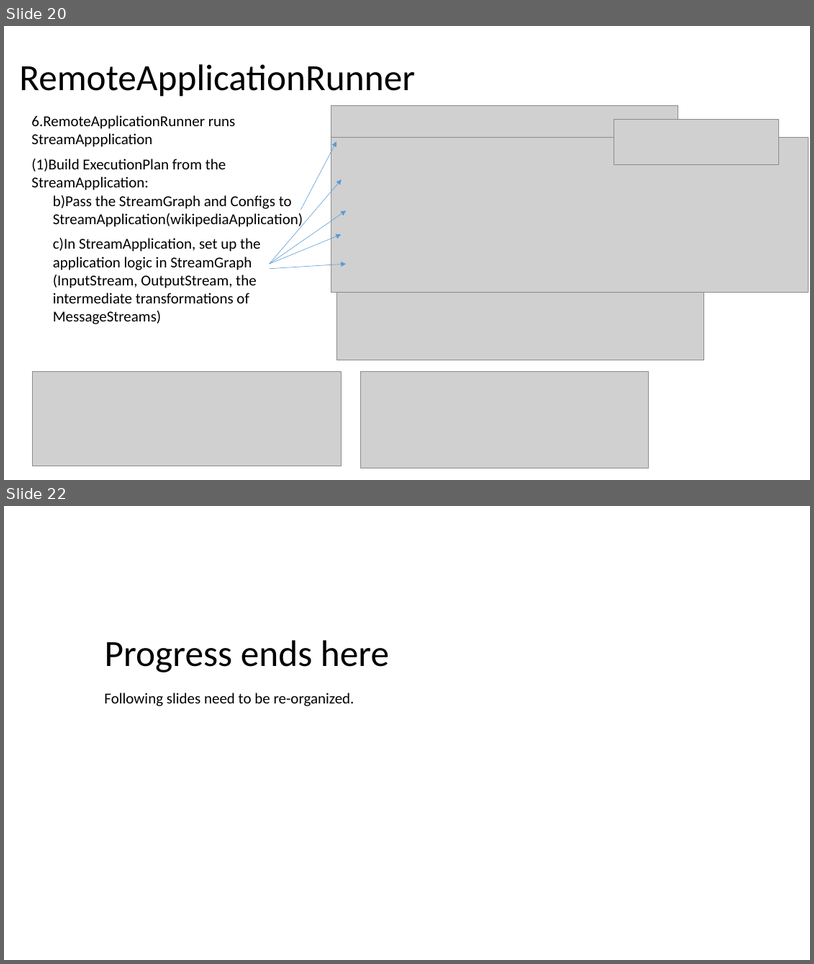
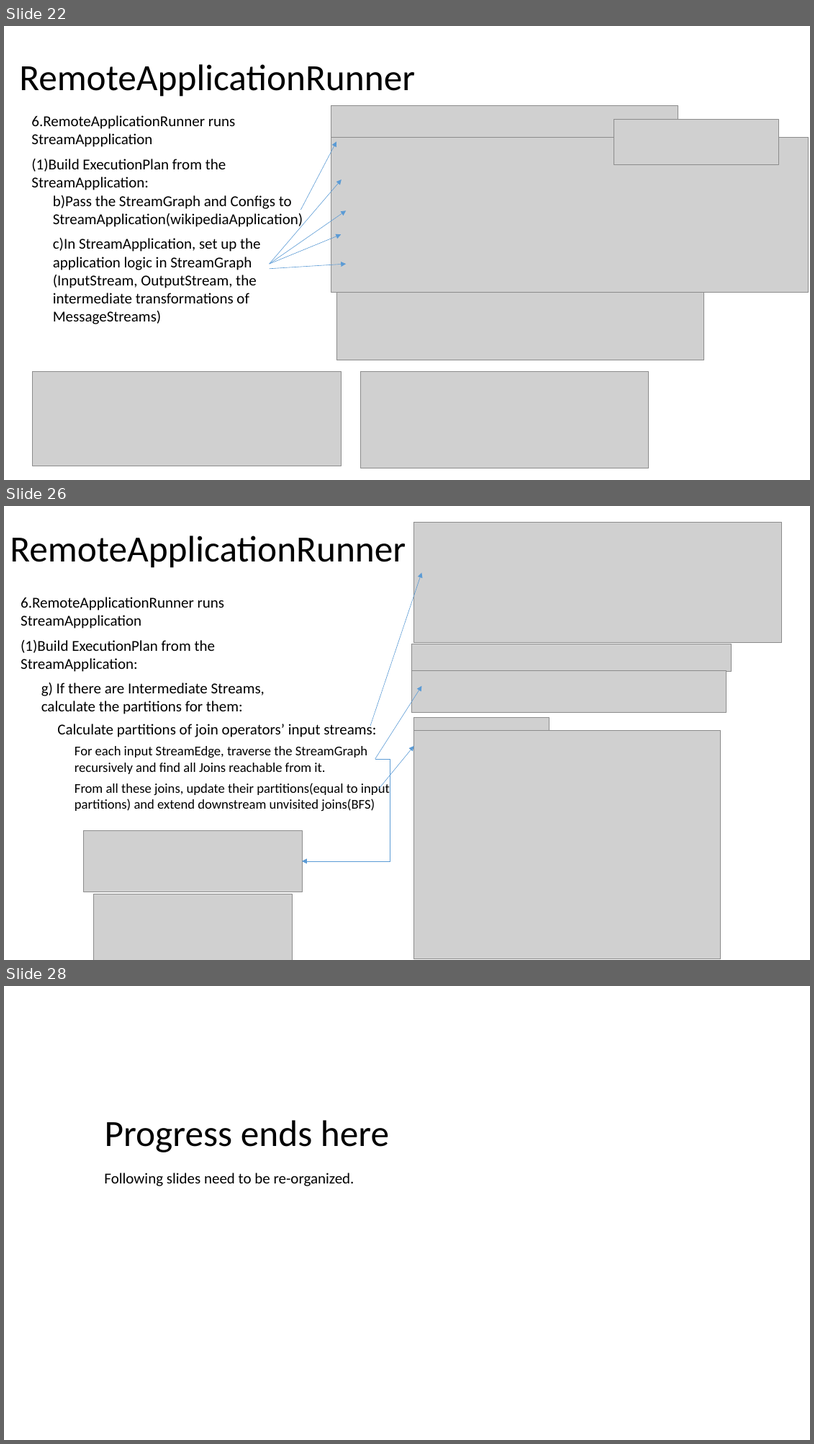
Before and after one commit to Swrrt/Samza-Documents, a slide deck: Documentation/SamzaStructure.pptx. Shown one above the other, each under a label of ours: slides 20 and 22 before the commit, slides 22, 26 and 28 after it; the slides between them are not shown. The pictures are 814x964 and 814x1444 pixels, drawn with LibreOffice and Linux fonts; fonts in the diff are those of the drawing; grey boxes stand for pictures. Boxes give left, top, right and bottom in pixels: in the first picture for what was removed or moved away, otherwise in the second. Text is boxed around its words. In the diff, an @@ line names an element or a change of style, - is before the commit and + after.

Commit message:
Complete with StreamGraph, ExecutionPlan and JobGraph fornow

```diff
--- a/Documentation/SamzaStructure.pptx
+++ b/Documentation/SamzaStructure.pptx
@@ slide 26 added at [4, 506, 810, 960], background #FFFFFF @@
@@ picture added at [414, 523, 782, 643] @@
@@ title added at [10, 536, 406, 568], 44 pt, text #000000 @@
+RemoteApplicationRunner
@@ arrow added from (370, 726) to (422, 572), #5B9BD5 0.5 pt @@
@@ text added at [21, 597, 225, 628], 18 pt, text #000000 @@
+6.RemoteApplicationRunner runs StreamAppplication
@@ text added at [21, 640, 215, 672], 18 pt, text #000000 @@
+(1)Build ExecutionPlan from the StreamApplication:
@@ picture added at [412, 644, 732, 671] @@
@@ picture added at [412, 671, 727, 713] @@
@@ text added at [41, 682, 265, 714], 18 pt, text #000000 @@
+g) If there are Intermediate Streams, calculate the partitions for them:
@@ arrow added from (376, 759) to (422, 686), #5B9BD5 0.5 pt @@
@@ text added at [57, 721, 376, 737], 18 pt, text #000000 @@
+Calculate partitions of join operators’ input streams:
@@ picture added at [414, 717, 549, 731] @@
@@ picture added at [414, 731, 721, 958] @@
@@ text added at [75, 746, 368, 774], 16 pt, text #000000 @@
+For each input StreamEdge, traverse the StreamGraph recursively and find all Joins reachable from it.
@@ elbow arrow added from (376, 759) to (302, 861), #5B9BD5 0.5 pt @@
@@ arrow added from (378, 790) to (414, 746), #5B9BD5 0.5 pt @@
@@ text added at [75, 781, 390, 811], 16 pt, text #000000 @@
+From all these joins, update their partitions(equal to input partitions) and extend downstream unvisited joins(BFS)
@@ picture added at [84, 830, 302, 891] @@
@@ picture added at [93, 894, 292, 960] @@
@@ what was slide 20 is now slide 22 @@
@@ what was slide 22 is now slide 28 @@
```
Also in this commit, not shown: 4 slides changed, 6 other slides added, 1 slide removed.
